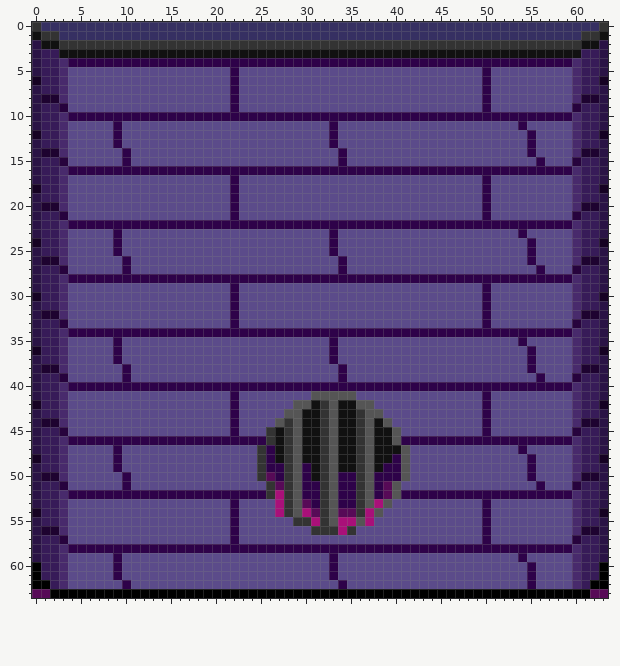
File history of a pixel-art sprite, Wall_1.png. The picture above is the old version.
The file is 64x64 pixels.
And afterwards:
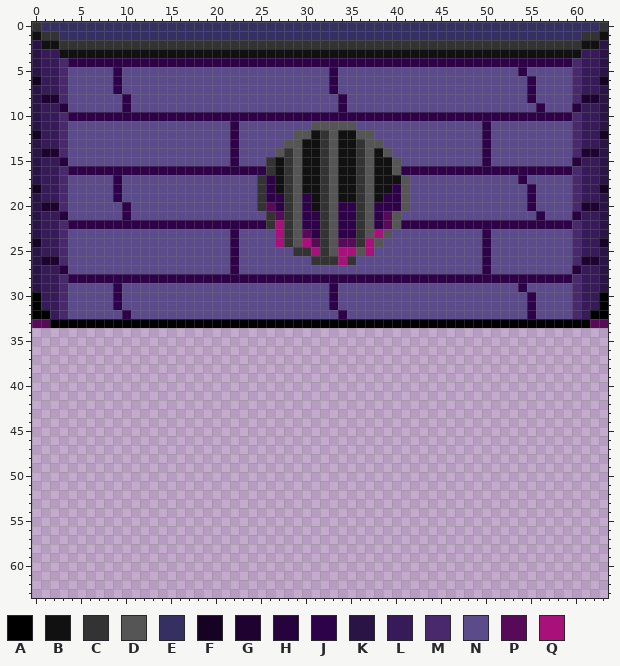
Palette (. is transparent): A #000000  B #111111  C #333333  D #555555  E #363062  F #160223  G #1e0330  H #27033d  J #2e0249  K #2a1345  L #371b58  M #482a6c  N #5b4b8a  P #570a57  Q #a91079
The edit:
Changed rows in their new state; - is an unchanged pixel.
first column x 0:
 5 ---------J------------N----------J----------------N---J---------
 6 ---------J------------N----------J----------------N----J--------
 7 ---------J------------N----------J----------------N----J--------
 8 ----------J-----------N-----------J---------------N----J--------
 9 ----------J-----------N-----------J---------------N-----J-------
11 ---------N------------J--------DDDDD--------------J---N---------
12 ---------N------------J------DDBCDBBDD------------J----N--------
13 ---------N------------J-----DDBBCDBBCDD-----------J----N--------
14 ----------N-----------J----DCDBBCDBBCDBD----------J----N--------
15 ----------N-----------J---CBCDBBCDBBCDBBD---------J-----N-------
16 --------------------------CBCDBBCDBBCDBBD-----------------------
17 ---------J------------N--CJBCDBBCDBBCDBBBD--------N---J---------
18 ---------J------------N--CJBCDBBCDBBCDBBJD--------N----J--------
19 ---------J------------N--CJJCDJBCDBBCDBJJD--------N----J--------
20 ----------J-----------N--CPJCDJBCDJJCDJJJD--------N----J--------
21 ----------J-----------N---CPCDJJCDJJCDJPD---------N-----J-------
22 --------------------------CQCD--CD--CD-PD-----------------------
23 ---------N------------J----QCDPJCDJJCDQD----------J---N---------
24 ---------N------------J----QCDQPCDPPCQD-----------J----N--------
25 ---------N------------J------CCQCDQQDQ------------J----N--------
26 ----------N-----------J--------CCCQC--------------J----N--------
27 ----------N-----------J-----------N---------------J-----N-------
29 ---------J------------N----------J----------------N---J---------
30 A--------J------------N----------J----------------N----J-------A
31 A--------J------------N----------J----------------N----J-------A
32 AAL-------J-----------N-----------J---------------N----J-----LAA
33 PPAAAAAAAAAAAAAAAAAAAAAAAAAAAAAAAAAAAAAAAAAAAAAAAAAAAAAAAAAAAAPP
34 ................................................................
35 ................................................................
36 ................................................................
37 ................................................................
38 ................................................................
39 ................................................................
40 ................................................................
41 ................................................................
42 ................................................................
43 ................................................................
44 ................................................................
45 ................................................................
46 ................................................................
47 ................................................................
48 ................................................................
49 ................................................................
50 ................................................................
51 ................................................................
52 ................................................................
53 ................................................................
54 ................................................................
55 ................................................................
56 ................................................................
57 ................................................................
58 ................................................................
59 ................................................................
60 ................................................................
61 ................................................................
62 ................................................................
63 ................................................................
